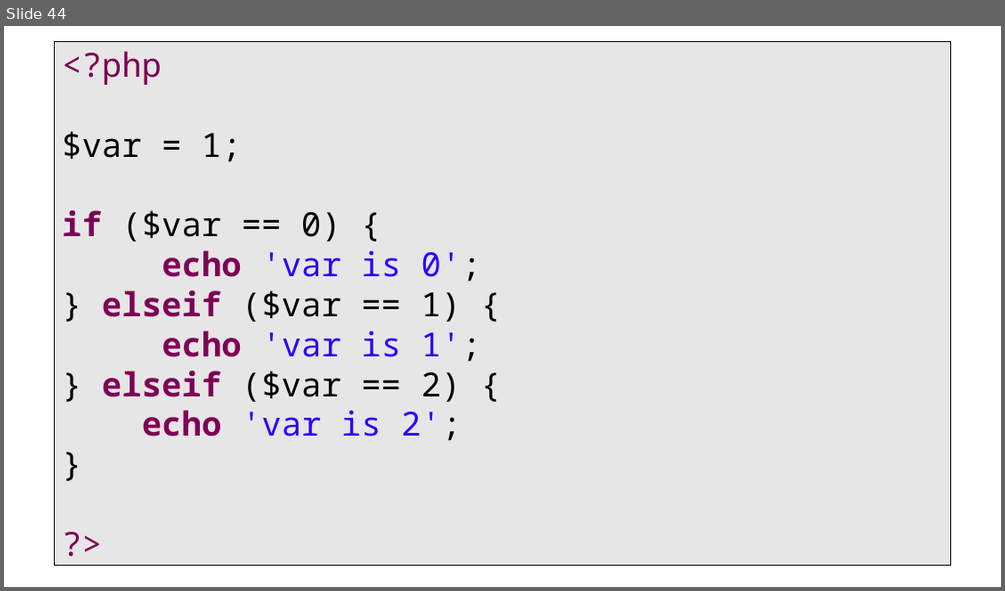
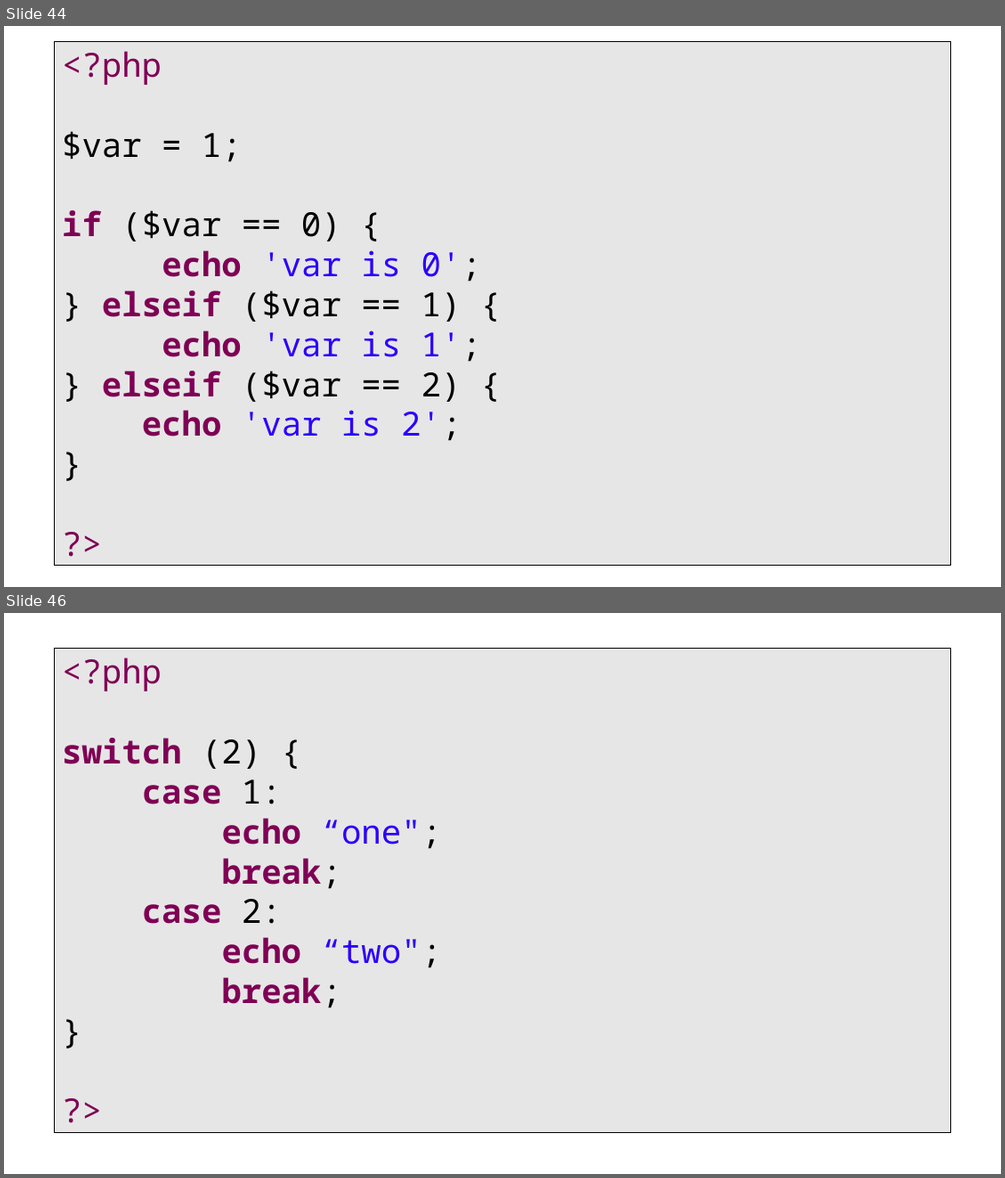
Before and after one commit to PHPEmbark/curriculum, a slide deck: course/1 - Basic Programming/Basics Of Programming.pptx. Shown one above the other, each under a label of ours: slide 44 before the commit, slides 44 and 46 after it; the slides between them are not shown. The pictures are 1005x591 and 1005x1178 pixels, drawn with LibreOffice and Linux fonts; fonts in the diff are those of the drawing. Boxes give left, top, right and bottom in pixels: in the first picture for what was removed or moved away, otherwise in the second. Text is boxed around its words. In the diff, an @@ line names an element or a change of style, - is before the commit and + after.

```diff
--- a/course/1 - Basic Programming/Basics Of Programming.pptx
+++ b/course/1 - Basic Programming/Basics Of Programming.pptx
@@ slide 46 added at (4, 613, 1001, 1174), background #FFFFFF @@
@@ rectangle added at (4, 617, 19, 647), fill #FFFFFF @@
@@ text added at (55, 645, 951, 1135), fill #E7E6E6, outline #000000 0.75 pt, 32 pt, text #7F0055, bold @@
+<?php
+switch (2) {
+case 1:
+echo “one";
+break;
+case 2:
+echo “two";
+break;
+}
+?>
```
Also in this commit, not shown: 8 other slides added.
